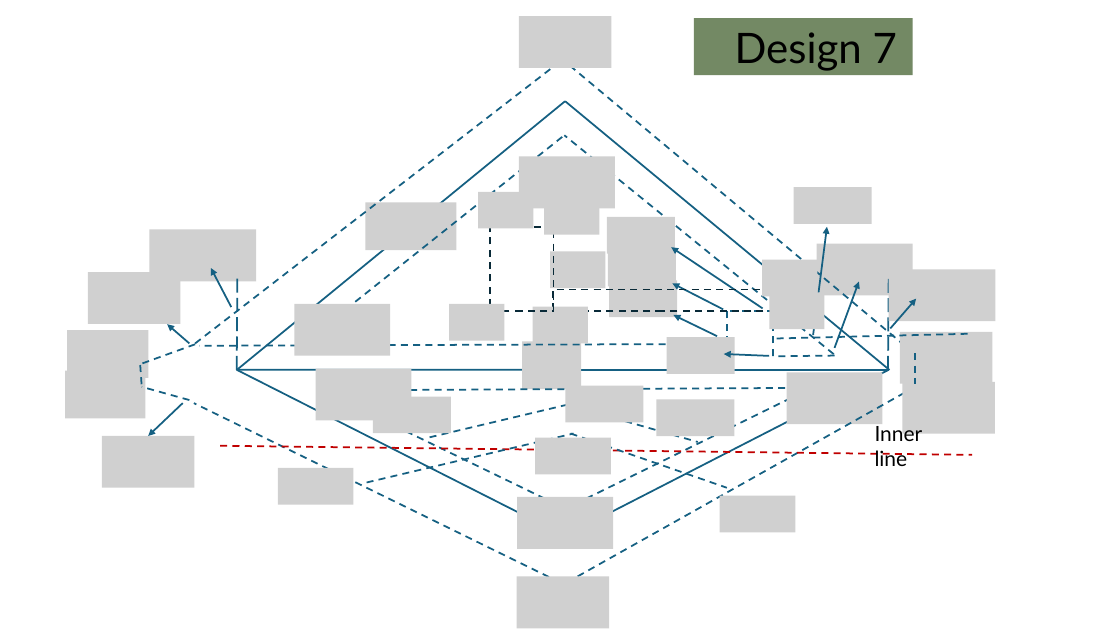
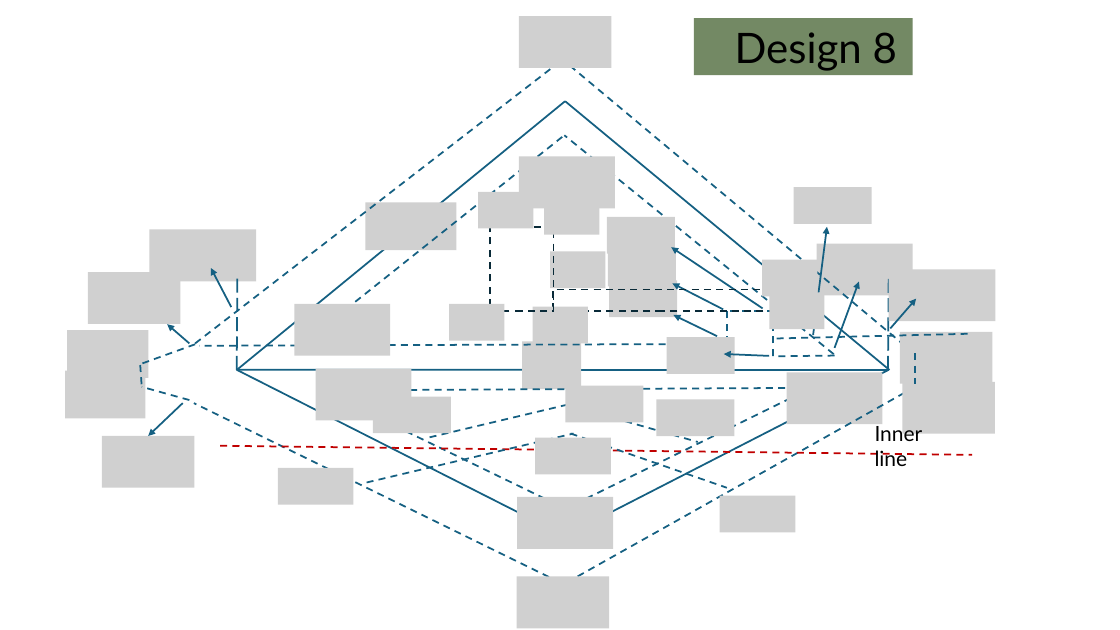
Before and after one commit to tkn-tub/NN_molecular_communications, a slide deck: slide 21 of Section_IV_BioComputing/slides/Designs.pptx (slide 20 before the commit). Drawn at 1120x630 pixels with LibreOffice and Linux fonts; fonts in the diff are those of the drawing; grey boxes stand for pictures. Boxes give left, top, right and bottom in pixels: in the first picture for what was removed or moved away, otherwise in the second. Text is boxed around its words. In the diff, an @@ line names an element or a change of style, - is before the commit and + after.

Commit message:
design 25um

```diff
--- a/Section_IV_BioComputing/slides/Designs.pptx
+++ b/Section_IV_BioComputing/slides/Designs.pptx
@@ title at [735, 32, 897, 71]: text changed @@
-Design 7
+Design 8
```
Also in this commit, not shown: 1 slide added, 26 other files.
